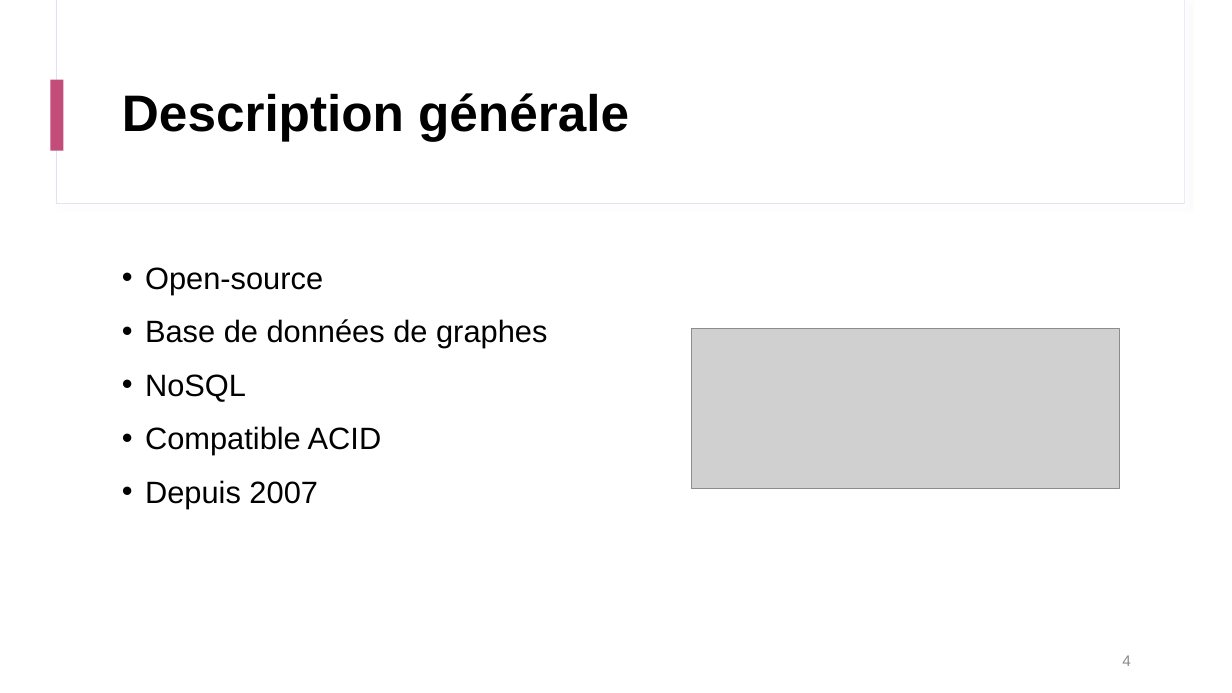
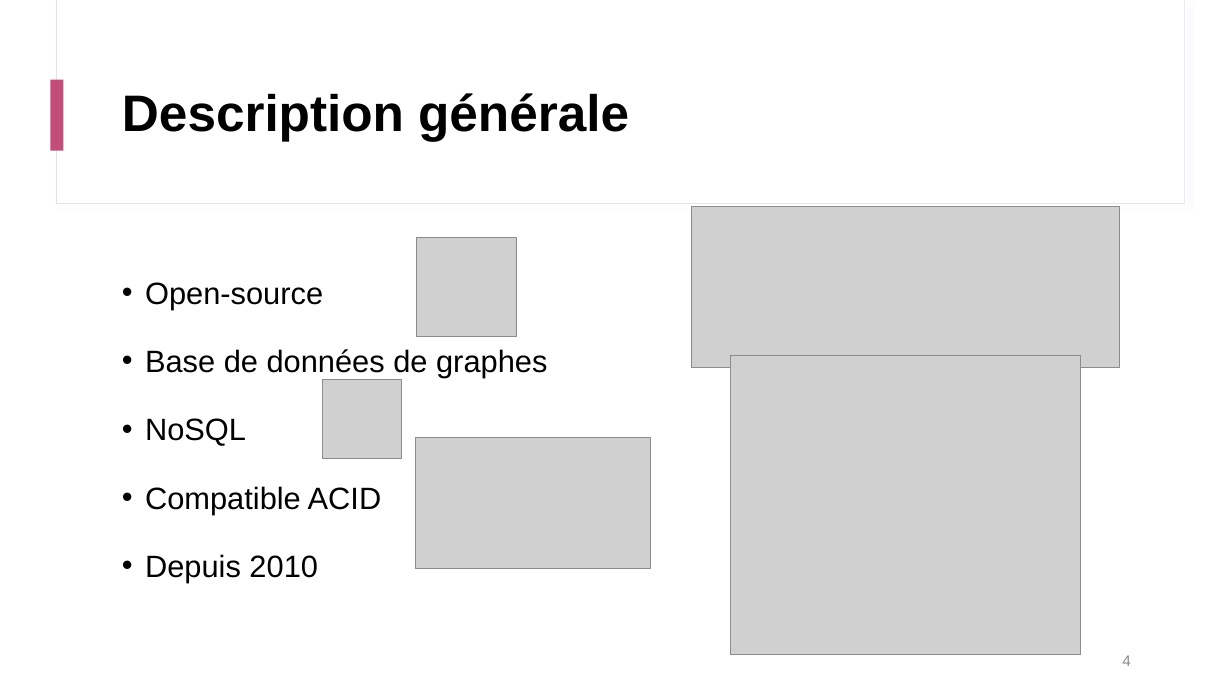
Before and after one commit to clementmariebrisson/neo4j-recommandation-engine, a slide deck: slide 4 of Presentation Neo4j.pptx. Drawn at 1232x693 pixels with LibreOffice and Linux fonts; fonts in the diff are those of the drawing; grey boxes stand for pictures. Boxes give left, top, right and bottom in pixels: in the first picture for what was removed or moved away, otherwise in the second. Text is boxed around its words. In the diff, an @@ line names an element or a change of style, - is before the commit and + after.

```diff
--- a/Presentation Neo4j.pptx
+++ b/Presentation Neo4j.pptx
@@ picture moved from (x1=692, y1=328, x2=1119, y2=488) to (x1=692, y1=207, x2=1119, y2=367) @@
@@ picture added at (x1=417, y1=238, x2=517, y2=337) @@
@@ text at (x1=145, y1=282, x2=547, y2=514): line spacing 1.1 to 1.5 @@
@@ picture added at (x1=731, y1=356, x2=1080, y2=654) @@
@@ picture added at (x1=323, y1=380, x2=401, y2=458) @@
@@ picture added at (x1=415, y1=437, x2=651, y2=568) @@
@@ text at (x1=145, y1=554, x2=318, y2=583): text changed @@
-• Depuis 2007
+• Depuis 2010
```
Also in this commit, not shown: 3 other slides changed, 14 slides added, 1 other file.
